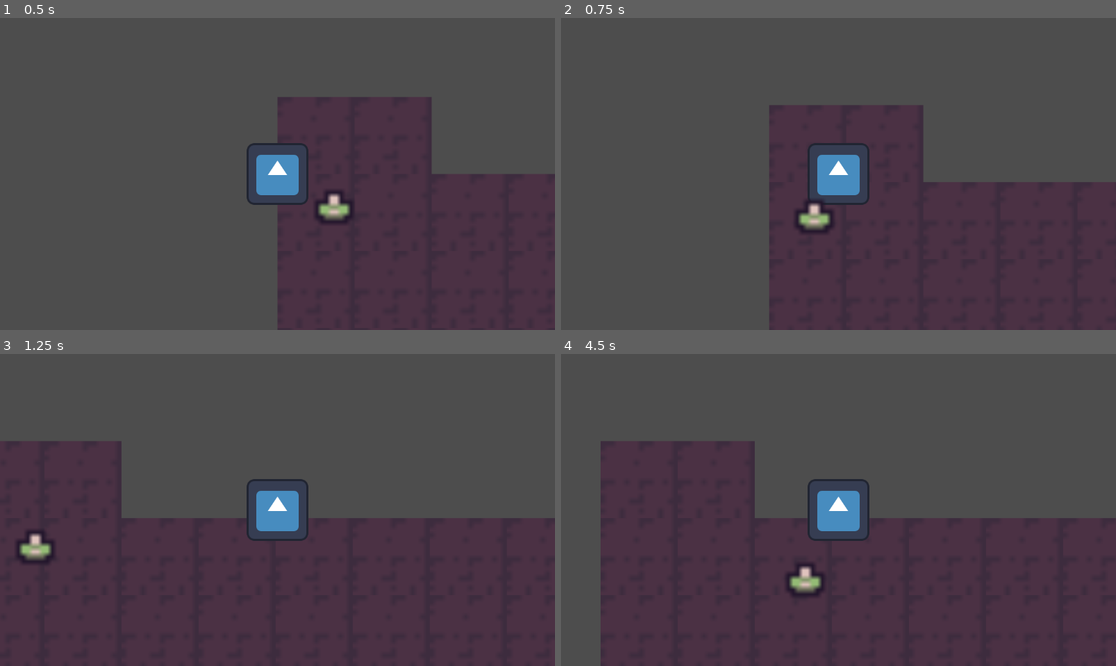
Above: before the commit, frames 1-4 (two rows, left to right).
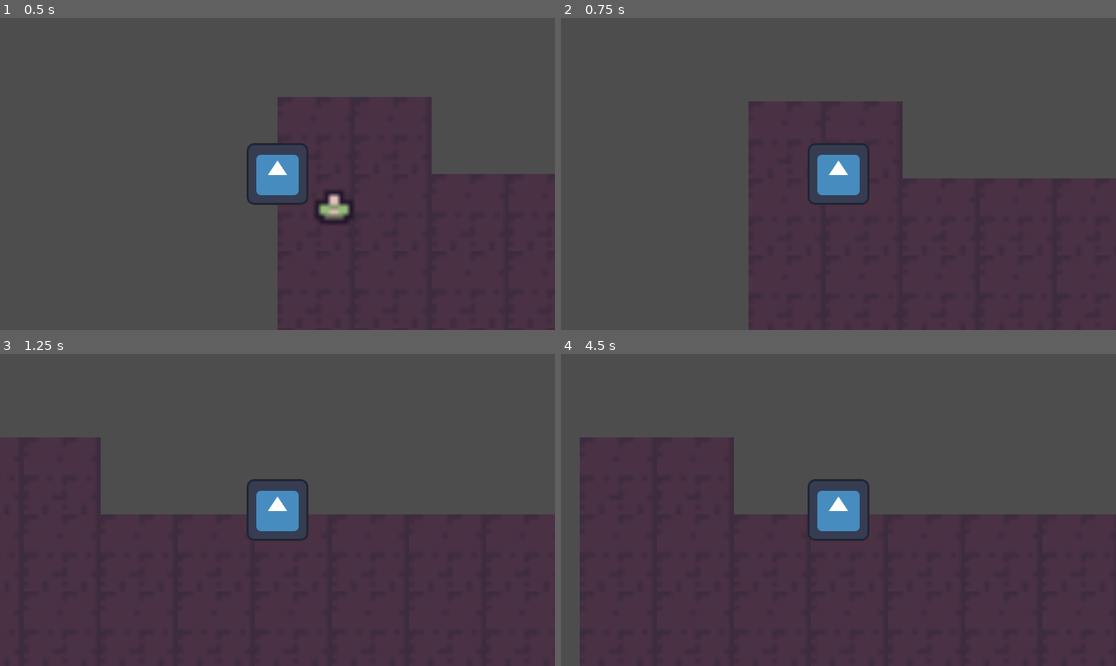
Above: after the commit, the same moments.

Repository: RasmusKuusmaa/Man-Eater
Game: Godot game, scene res://scenes/main.tscn
The game is run twice, just before and just after one commit, with the same random seed, the same clock (stepped at 60 frames per second) and the same inputs. The engine's default icon, where the game draws it, is replaced by a stand-in: a white triangle on a blue panel in a dark square.
Inputs:
- Up to frame 1 (0.5 s): no input
- Up to frame 2 (0.75 s): hold Right (ui_right) from 0.53 s (still down)
- Up to frame 3 (1.25 s): keep holding Right (ui_right)
- Up to frame 4 (4.5 s): release Right (ui_right) at 1.28 s; hold Down (ui_down) 1.28-2.03 s; tap Enter at 2 s; hold Right (ui_right) 2.03-2.78 s; hold Up (ui_up) 2.78-3.53 s; hold Left (ui_left) from 3.53 s (still down)

Frame 1 is identical in both runs. In frame 2, 4.6% of the frame differs, in the area x 33-100%, y 26-100%; in frame 3, 2.3%; in frame 4, 5.0%, in the area x 3-100%, y 26-100%.

Commit message:
enemy dissapears when colliding with the player

Diff:
--- a/scenes/main.tscn
+++ b/scenes/main.tscn
@@ -33,6 +33,6 @@
 
 [node name="Player" parent="." unique_id=1552295651 groups=["player"] instance=ExtResource("2_0wfyh")]
 
-[node name="Enemy" parent="." unique_id=877348329 instance=ExtResource("3_sugp2")]
+[node name="Enemy" parent="." unique_id=877348329 groups=["enemy"] instance=ExtResource("3_sugp2")]
 position = Vector2(186, 46)
 scale = Vector2(10, 10)
--- a/scenes/player.tscn
+++ b/scenes/player.tscn
@@ -4,6 +4,9 @@
 [ext_resource type="Texture2D" uid="uid://b08saagscyknd" path="res://icon.svg" id="2_qhqgy"]
 
 [sub_resource type="CircleShape2D" id="CircleShape2D_dqkch"]
+
+[sub_resource type="CircleShape2D" id="CircleShape2D_g2els"]
+radius = 63.226597
 
 [node name="Player" type="CharacterBody2D" unique_id=1552295651]
 script = ExtResource("1_g2els")
@@ -17,3 +20,11 @@
 shape = SubResource("CircleShape2D_dqkch")
 
 [node name="Camera2D" type="Camera2D" parent="." unique_id=179255632]
+
+[node name="EatArea" type="Area2D" parent="." unique_id=71450772]
+
+[node name="CollisionShape2D" type="CollisionShape2D" parent="EatArea" unique_id=419940197]
+scale = Vector2(0.9343571, 0.9343571)
+shape = SubResource("CircleShape2D_g2els")
+
+[connection signal="body_entered" from="EatArea" to="." method="_on_eat_area_body_entered"]
--- a/script/player.gd
+++ b/script/player.gd
@@ -19,3 +19,13 @@
 	velocity = direction * SPEED
 
 	move_and_slide()
+
+
+
+
+func _on_eat_area_body_entered(body: Node2D) -> void:
+	if body.is_in_group("enemy"):
+		eat_enemy(body)
+
+func eat_enemy(enemy):
+	enemy.queue_free()
